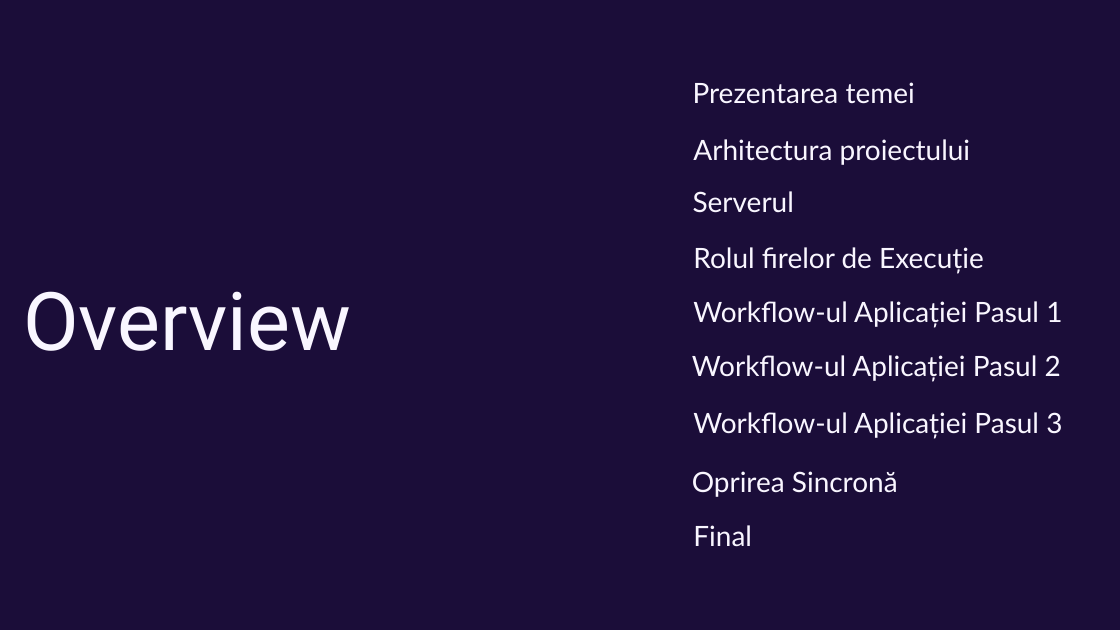
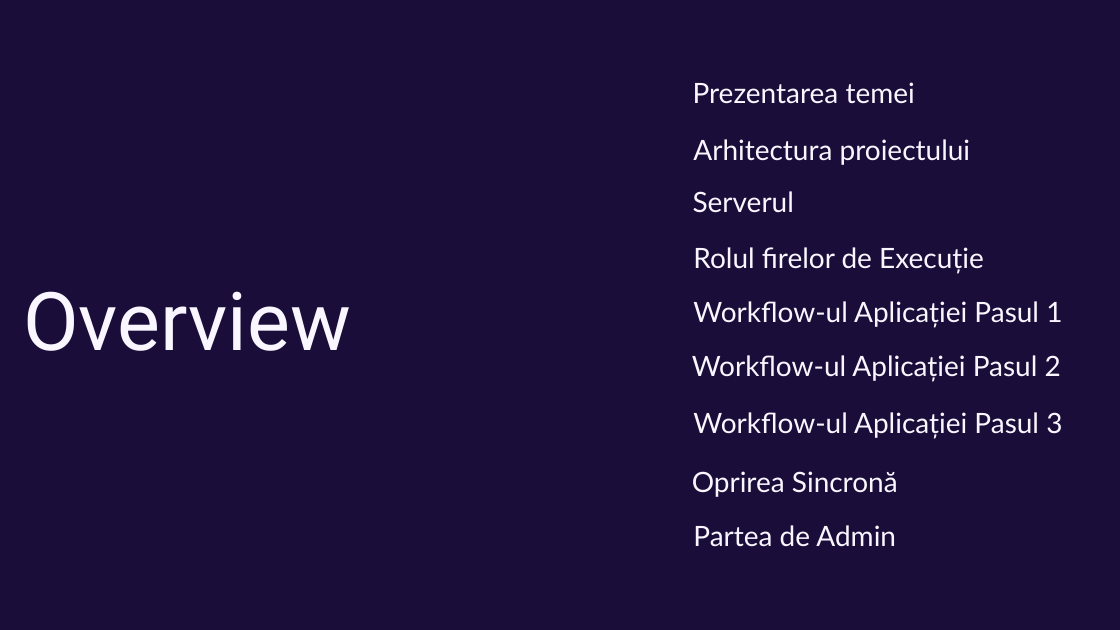
Before and after one commit to Nicu-2004/proiectpcd, a slide deck: slide 2 of PrezentarePCD.pptx. Drawn at 1120x630 pixels with LibreOffice and Linux fonts; fonts in the diff are those of the drawing; background and template pictures are left out. Boxes give left, top, right and bottom in pixels: in the first picture for what was removed or moved away, otherwise in the second. Text is boxed around its words. In the diff, an @@ line names an element or a change of style, - is before the commit and + after.

Commit message:
Corectare Overview

```diff
--- a/PrezentarePCD.pptx
+++ b/PrezentarePCD.pptx
@@ text at [693, 525, 896, 547]: text changed @@
-Final
+Partea de Admin
```
